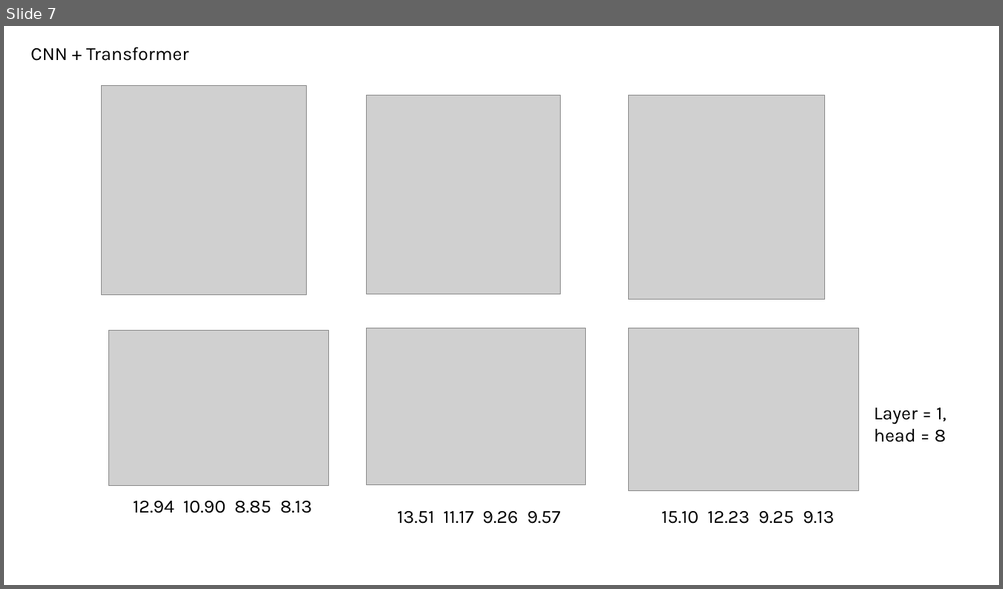
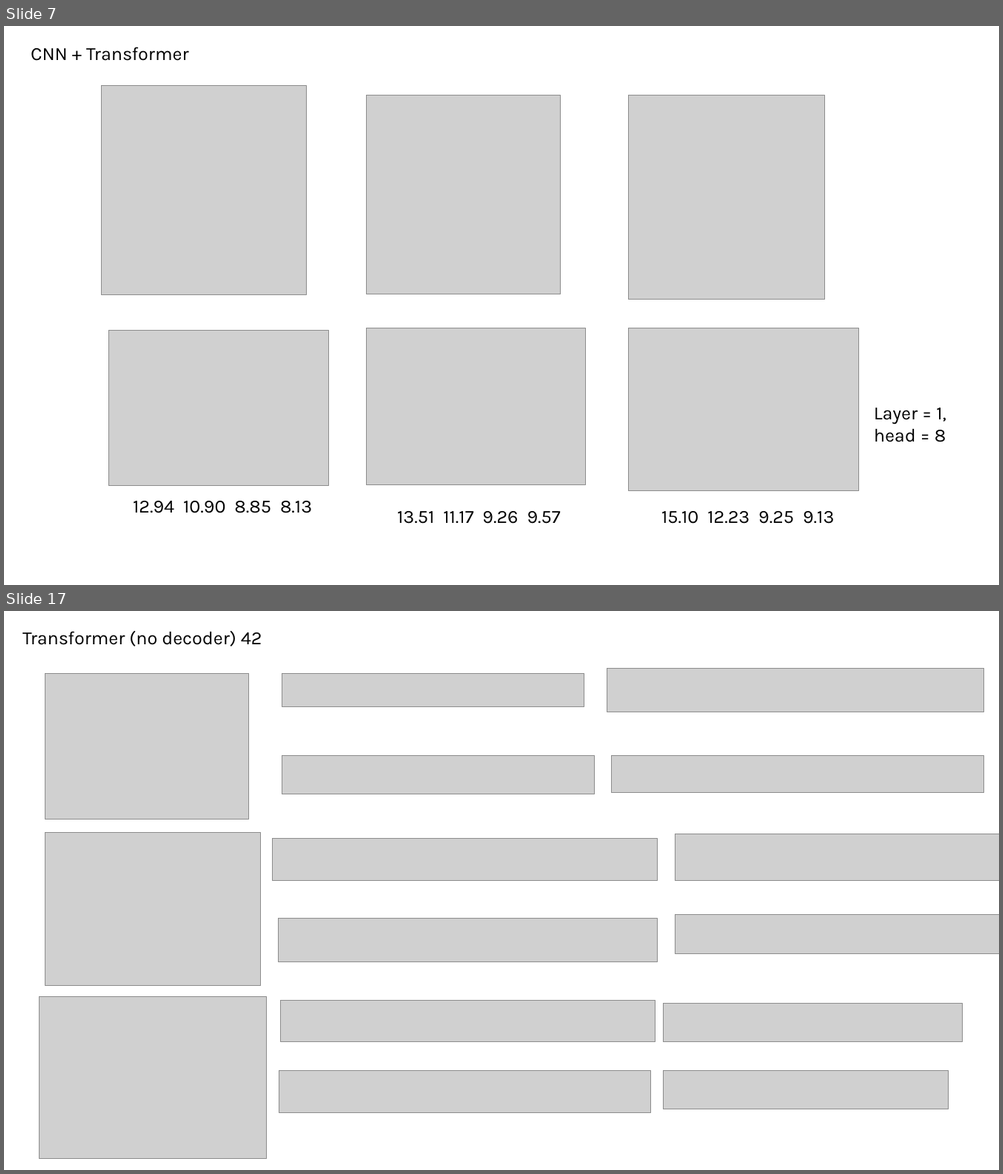
Before and after one commit to brianshih95/Intraoperative-Hypotension-Prediction, a slide deck: result.pptx. Shown one above the other, each under a label of ours: slide 7 before the commit, slides 7 and 17 after it; the slides between them are not shown. The pictures are 1003x589 and 1003x1174 pixels, drawn with LibreOffice and Linux fonts; fonts in the diff are those of the drawing; grey boxes stand for pictures. Boxes give left, top, right and bottom in pixels: in the first picture for what was removed or moved away, otherwise in the second. Text is boxed around its words. In the diff, an @@ line names an element or a change of style, - is before the commit and + after.

Commit message:
decoder bug

```diff
--- a/result.pptx
+++ b/result.pptx
@@ slide 17 added at [4,611,999,1170], background #FFFFFF @@
@@ text added at [22,631,262,647], 18 pt, text #000000 @@
+Transformer (no decoder) 42
@@ picture added at [45,674,249,819] @@
@@ picture added at [282,674,583,707] @@
@@ picture added at [607,669,984,712] @@
@@ picture added at [282,756,595,795] @@
@@ picture added at [612,756,984,792] @@
@@ picture added at [45,832,261,986] @@
@@ picture added at [272,839,657,880] @@
@@ picture added at [675,834,999,881] @@
@@ picture added at [279,918,657,962] @@
@@ picture added at [675,914,999,954] @@
@@ picture added at [39,997,266,1159] @@
@@ picture added at [281,1000,655,1042] @@
@@ picture added at [663,1003,962,1042] @@
@@ picture added at [279,1071,651,1113] @@
@@ picture added at [663,1071,948,1110] @@
```
Also in this commit, not shown: 10 other slides added, 3 other files.
